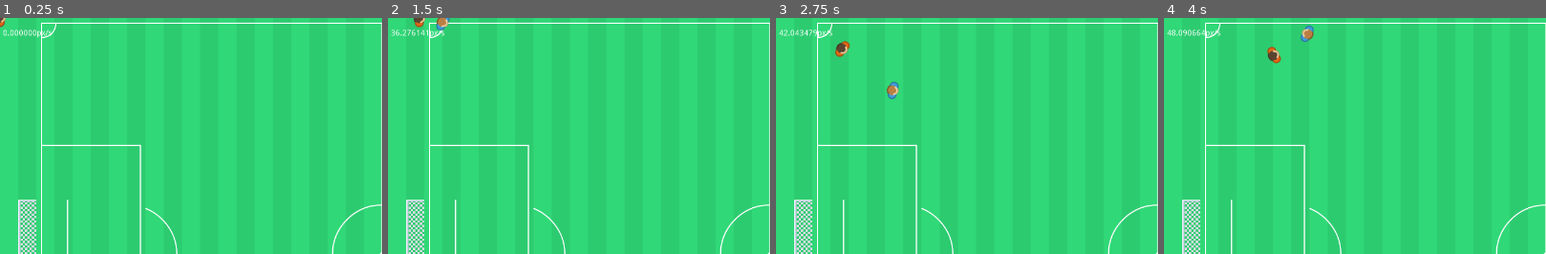
Above: before the commit, frames 1-4 (left to right).
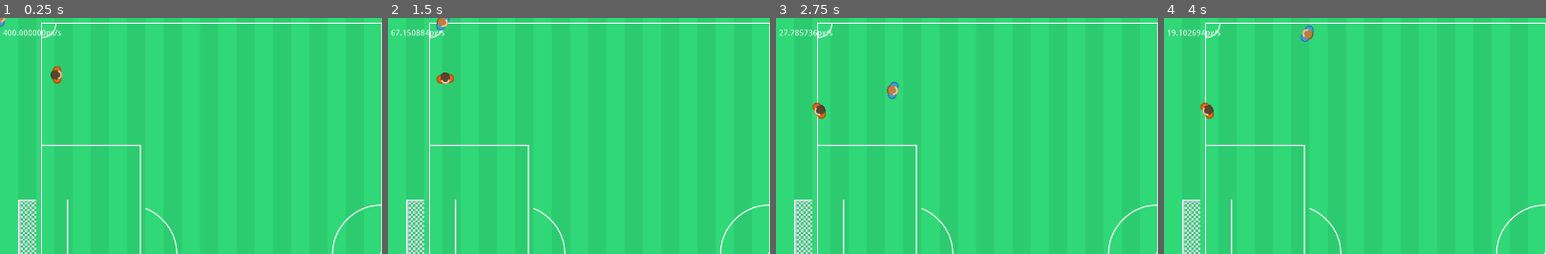
Above: after the commit, the same moments.

Repository: vpetrov/game_ai
Game: Godot game, scene res://src/scenes/Soccer.tscn
Two runs of this game, one before a commit and one after it. Both use one fixed random seed, a clock stepped at 60 frames per second and the inputs below.
Inputs:
- Up to frame 1 (0.25 s): no input
- Up to frame 2 (1.5 s): tap Enter at 0.5 s; hold Right (move_right) 0.53-1.28 s; hold Down (move_down) from 1.28 s (still down)
- Up to frame 3 (2.75 s): release Down (move_down) at 2.03 s; hold Right (move_right) from 2.03 s (still down)
- Up to frame 4 (4 s): release Right (move_right) at 2.78 s; hold Up (move_up) 2.78-3.53 s; hold Left (move_left) from 3.53 s (still down)
The pictures show only the part of the screen within x 0-50%, y 0-50%; the shares and areas given below are measured in that part.

The runs differ from the first frame. In frame 1, 0.4% of the frame differs, in the area x 0-17%, y 0-28%; in frame 2, 0.4%; in frame 3, 0.5%, in the area x 0-20%, y 4-43%; in frame 4, 0.5%.

Commit message:
Chapter 3 - AutoMovingEntity - Flee

Diff:
--- a/chapter03/00.vehicle/src/physics/AutoMovingEntity.gd
+++ b/chapter03/00.vehicle/src/physics/AutoMovingEntity.gd
@@ -10,6 +10,9 @@
 
 func setTargetMeters(targetMeters:Vector2) -> void:
     steeringBehavior.targetMeters = targetMeters
+
+func setActivationRadiusMeters(radiusMeters:float) -> void:
+    steeringBehavior.activationRadiusMeters = radiusMeters
 
 func update(delta:float) -> void:
     var desiredVelocityMetersPerSec := steeringBehavior.calculateDesiredVelocityMetersPerSec()
--- a/chapter03/00.vehicle/src/physics/SteeringBehavior.gd
+++ b/chapter03/00.vehicle/src/physics/SteeringBehavior.gd
@@ -4,12 +4,19 @@
 
 var movingEntity:MovingEntity
 var targetMeters:Vector2 = Vector2(0,0)
+var activationRadiusMeters := -1.0
 
 func _init(movingEntity:MovingEntity) -> void:
     self.movingEntity = movingEntity
 
 func seek() -> Vector2:
-    var targetDirectionMeters = (targetMeters - movingEntity.positionMeters).normalized()
+    var vectorToTarget:Vector2 = targetMeters - movingEntity.positionMeters
+    # check if we're outside the activation radius
+    if activationRadiusMeters > 0.0 && vectorToTarget.length_squared() > activationRadiusMeters * activationRadiusMeters:
+        return Vector2(0,0)
+
+    # otherwise react
+    var targetDirectionMeters = vectorToTarget.normalized()
     var currentDirectionMeters = movingEntity.heading
 
     var changeInDirection:Vector2 = targetDirectionMeters - currentDirectionMeters
@@ -23,5 +30,8 @@
     #return desiredVelocityMetersPerSec - movingEntity.velocityMetersPerSec
     return desiredVelocityMetersPerSec
 
+func flee() -> Vector2:
+    return -seek()
+
 func calculateDesiredVelocityMetersPerSec() -> Vector2:
-    return seek()
+    return flee()
--- a/chapter03/00.vehicle/src/scenes/AutoPlayer.gd
+++ b/chapter03/00.vehicle/src/scenes/AutoPlayer.gd
@@ -11,9 +11,11 @@
 func _ready() -> void:
     movingEntity = AutoMovingEntity.new()
     movingEntity.maxSpeedMetersPerSec = 6.0
+    setPositionPx(position)
 
 func _physics_process(delta: float) -> void:
     movingEntity.update(delta)
+    pass
 
 # Called every frame. 'delta' is the elapsed time since the previous frame.
 func _process(delta: float) -> void:
@@ -25,8 +27,20 @@
     var targetMeters = pixelToPhysicsVector(targetPx)
     movingEntity.setTargetMeters(targetMeters)
 
+func setPositionPx(positionPx:Vector2) -> void:
+    movingEntity.positionMeters = pixelToPhysicsVector(positionPx)
+
+func setActivationRadiusPx(radiusPx:float) -> void:
+    movingEntity.setActivationRadiusMeters(pixelsToMeters(radiusPx))
+
 func physicsToPixelVector(physicsVector:Vector2) -> Vector2:
     return physicsVector * oneMeterInPixels
 
 func pixelToPhysicsVector(pixelVector:Vector2) -> Vector2:
     return pixelVector / oneMeterInPixels
+
+func metersToPixels(meters:float) -> float:
+    return meters * oneMeterInPixels
+
+func pixelsToMeters(pixels:float) -> float:
+    return pixels / oneMeterInPixels
--- a/chapter03/00.vehicle/src/scenes/Soccer.gd
+++ b/chapter03/00.vehicle/src/scenes/Soccer.gd
@@ -11,6 +11,7 @@
 # Called when the node enters the scene tree for the first time.
 func _ready() -> void:
     $PlayerRed.setTargetPx(Vector2(1300, 0))
+    $PlayerRed.setActivationRadiusPx(100)
     start_time = OS.get_ticks_msec()
     pass # Replace with function body.
 
Not shown, added: chapter03/00.vehicle/screenrec_flee.mov
